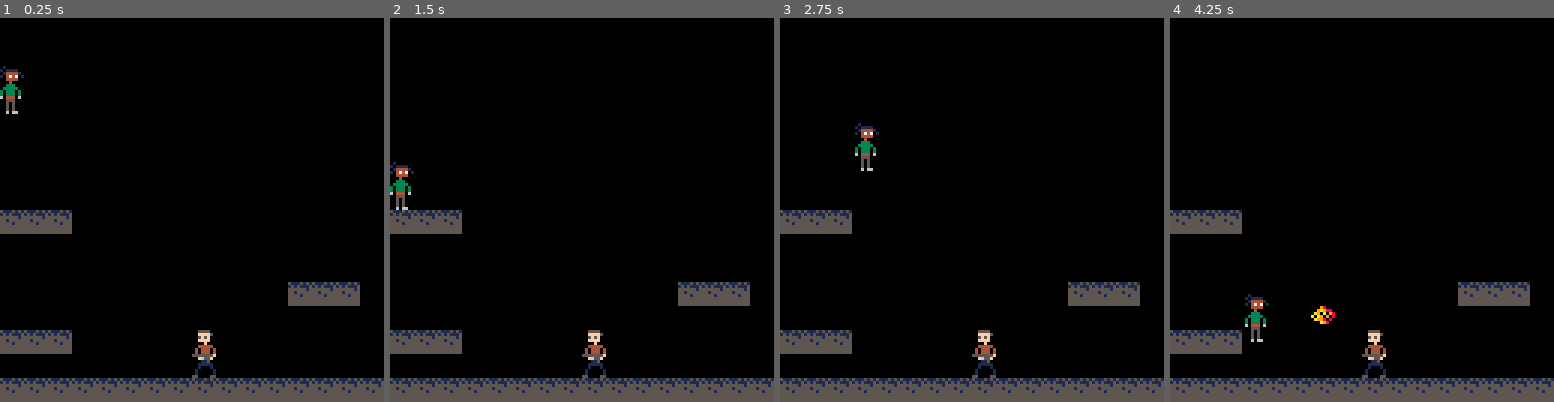
Above: before the commit, frames 1-4 (left to right).
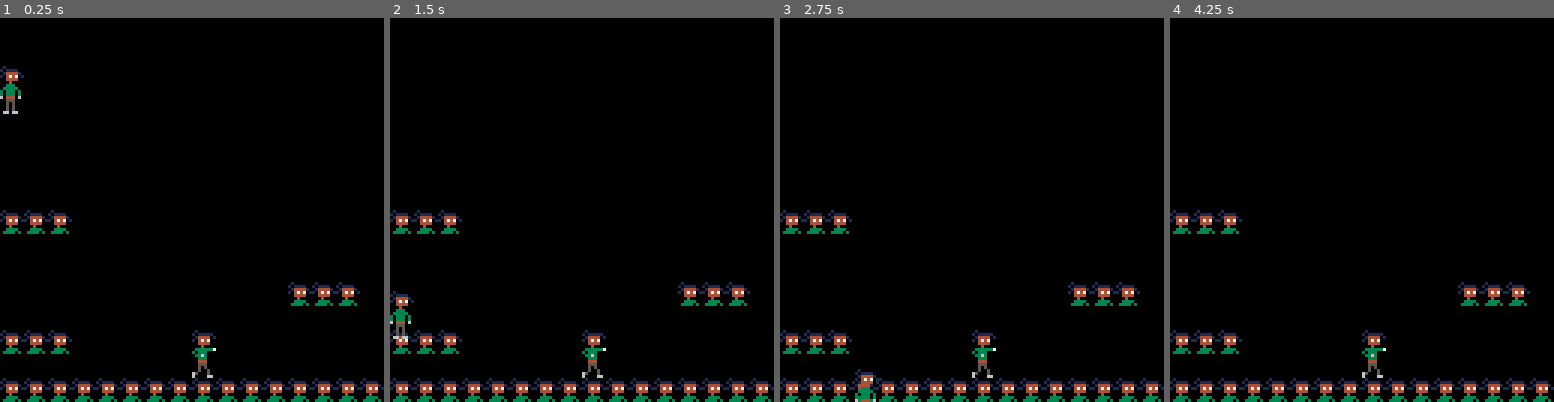
Above: after the commit, the same moments.

Repository: xMunchy/Mirror_Image
Game: PICO-8 cartridge sprites.p8
The game is run twice, just before and just after one commit, with the same random seed, the same clock (stepped at 60 frames per second) and the same inputs.
Inputs:
- Up to frame 1 (0.25 s): no input
- Up to frame 2 (1.5 s): tap O (Z key) at 0.7 s
- Up to frame 3 (2.75 s): hold Right 1.6-2.1 s; tap O (Z key) at 1.7, 2.1, 2.5 s; hold Up 2.15-2.42 s; hold Right from 2.47 s (still down)
- Up to frame 4 (4.25 s): tap O (Z key) every 0.4 s from 2.9 to 4.1 s; release Right at 3.03 s; hold Left 3.08-3.58 s; hold Down 3.63-3.97 s; hold Right from 4.02 s (still down)

The runs differ from the first frame. In frame 1, 9.4% of the frame differs, in the area x 0-100%, y 24-100%; in frame 2, 10%, in the area x 0-100%, y 37-100%; in frame 3, 9.8%; in frame 4, 9.9%.

Commit message:
Added all neutral/evil/good character phases, and enemy shooting phases
will edit character walk after testing. still need enemy walking

Diff:
--- a/sprites.p8
+++ b/sprites.p8
@@ -371,8 +371,24 @@
 
 
 
+…(16 lines of a section not shown)…
 __gff__
-0000000100000000000000000000000000000000000000000000000000000000000000000000000000000000000000000000000000000000000000000000000000000000000000000000000000000000000000000000000000000000000000000000000000000000000000000000000000000000000000000000000000000000
+0000000000000000000000000000000000000000000000000000000000000000000000000000000000000000000000000000000000000000000000000000000001000000000000000000000000000000010000000000000000000000000000000000000000000000000000000000000000000000000000000000000000000000
 0000000000000000000000000000000000000000000000000000000000000000000000000000000000000000000000000000000000000000000000000000000000000000000000000000000000000000000000000000000000000000000000000000000000000000000000000000000000000000000000000000000000000000
 __map__
 0000000000000000000000000000000000000000000000000000000000000000000000000000000000000000000000000000000000000000000000000000000000000000000000000000000000000000000000000000000000000000000000000000000000000000000000000000000000000000000000000000000000000000
Not shown, changed: 48 lines of the sprite sheet (__gfx__) section of sprites.p8
